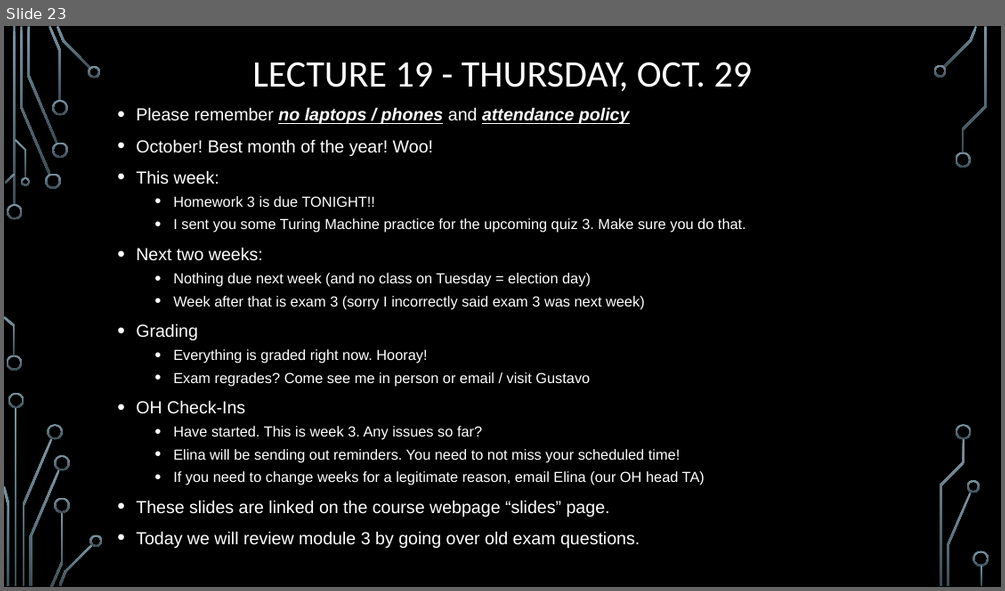
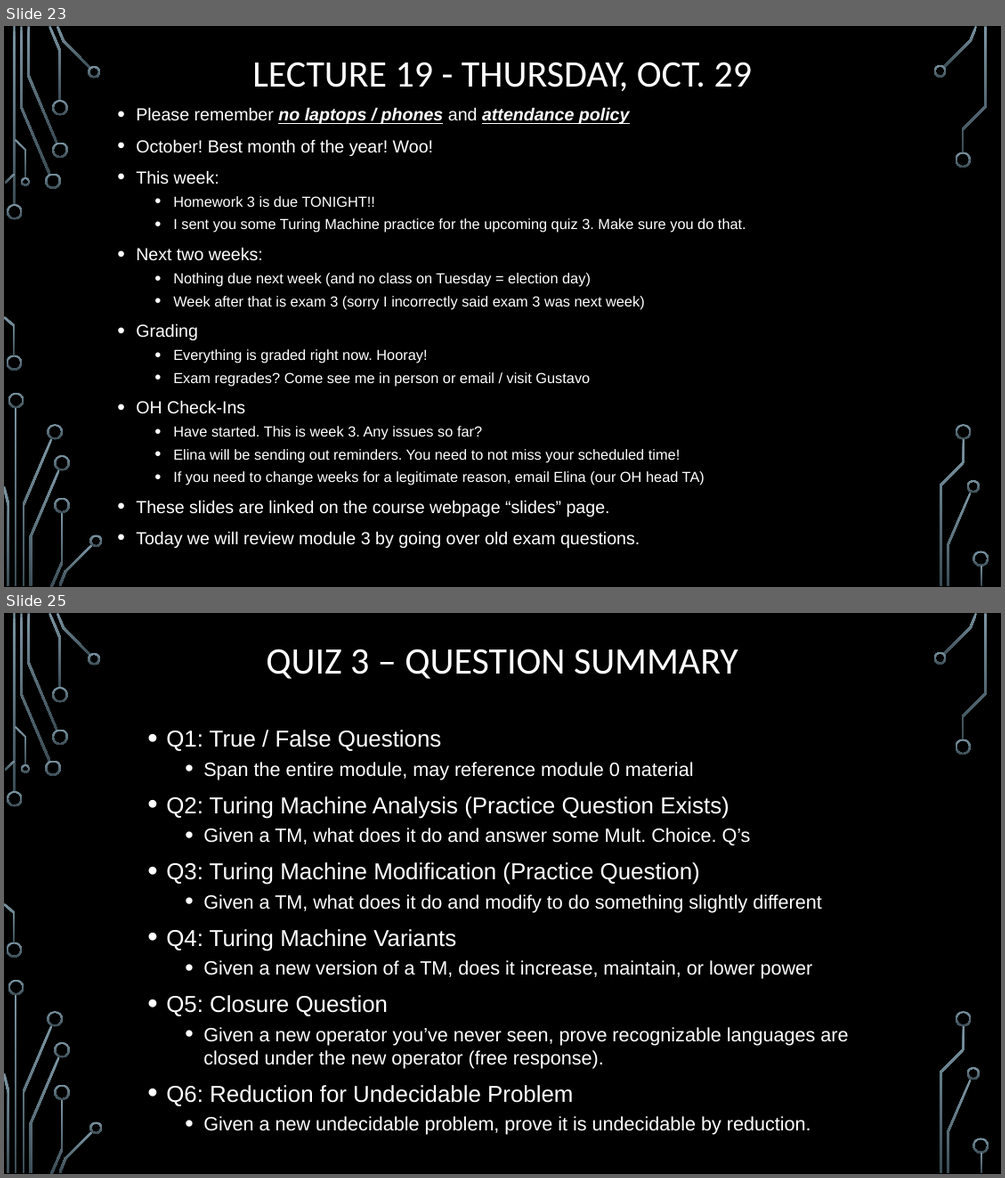
Before and after one commit to markfloryan/dmt2, a slide deck: slides/00-DailyAnnouncements.pptx. Shown one above the other, each under a label of ours: slide 23 before the commit, slides 23 and 25 after it; the slides between them are not shown. The pictures are 1005x591 and 1005x1178 pixels, drawn with LibreOffice and Linux fonts; fonts in the diff are those of the drawing; background and template pictures are left out. Boxes give left, top, right and bottom in pixels: in the first picture for what was removed or moved away, otherwise in the second. Text is boxed around its words. In the diff, an @@ line names an element or a change of style, - is before the commit and + after.

```diff
--- a/slides/00-DailyAnnouncements.pptx
+++ b/slides/00-DailyAnnouncements.pptx
@@ slide 25 added at (x1=4, y1=613, x2=1001, y2=1174), background picture (left out); not listed: 36 template elements that a slide beside it also shows @@
@@ title added at (x1=266, y1=649, x2=738, y2=679), 36 pt, text #FFFFFF @@
+QUIZ 3 – QUESTION SUMMARY
@@ text added at (x1=166, y1=730, x2=848, y2=1135), 18.5 pt, text #FFFFFF @@
+• Q1: True / False Questions
+  • Span the entire module, may reference module 0 material
+• Q2: Turing Machine Analysis (Practice Question Exists)
+  • Given a TM, what does it do and answer some Mult. Choice. Q’s
+• Q3: Turing Machine Modification (Practice Question)
+  • Given a TM, what does it do and modify to do something slightly different
+• Q4: Turing Machine Variants
+  • Given a new version of a TM, does it increase, maintain, or lower power
+• Q5: Closure Question
+  • Given a new operator you’ve never seen, prove recognizable languages are closed under the new operator (free response).
+• Q6: Reduction for Undecidable Problem
+  • Given a new undecidable problem, prove it is undecidable by reduction.
```
Also in this commit, not shown: 1 slide changed, 1 other slide added, 1 other file.
